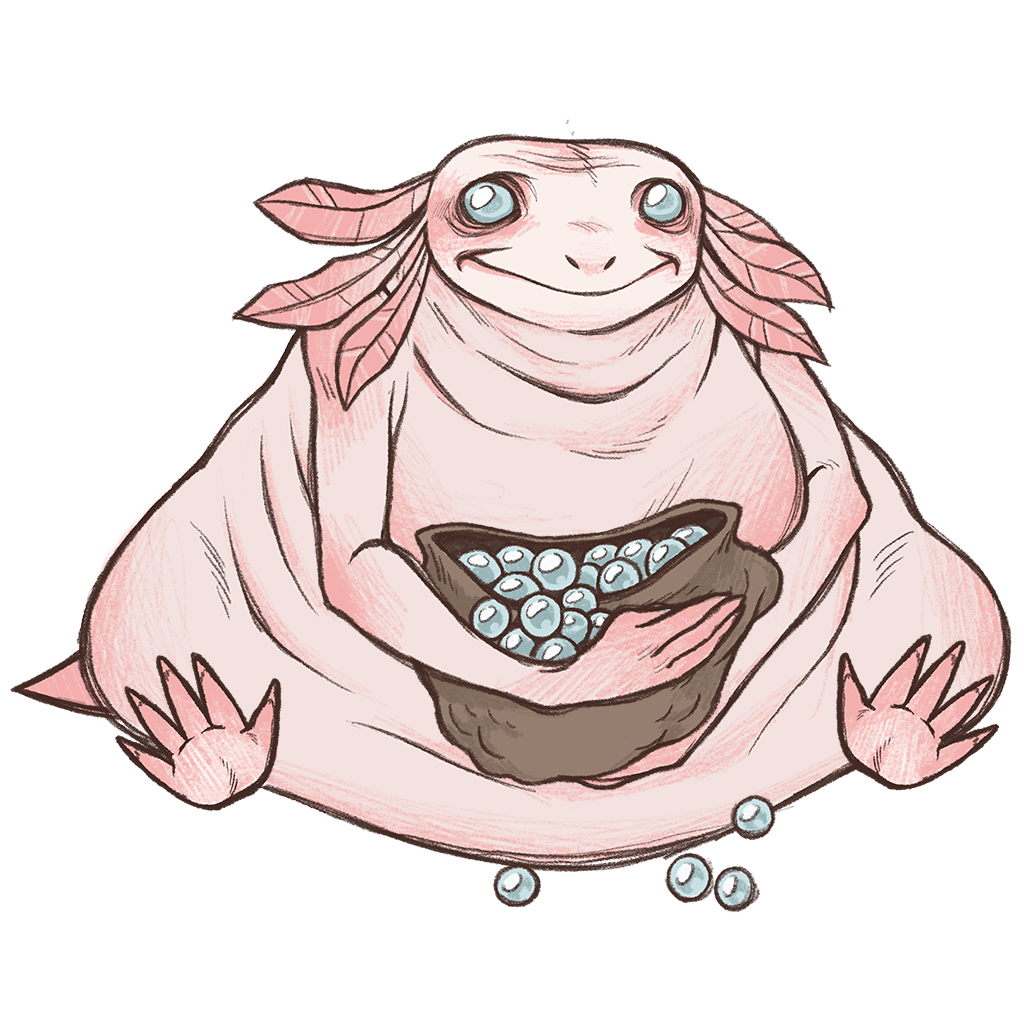
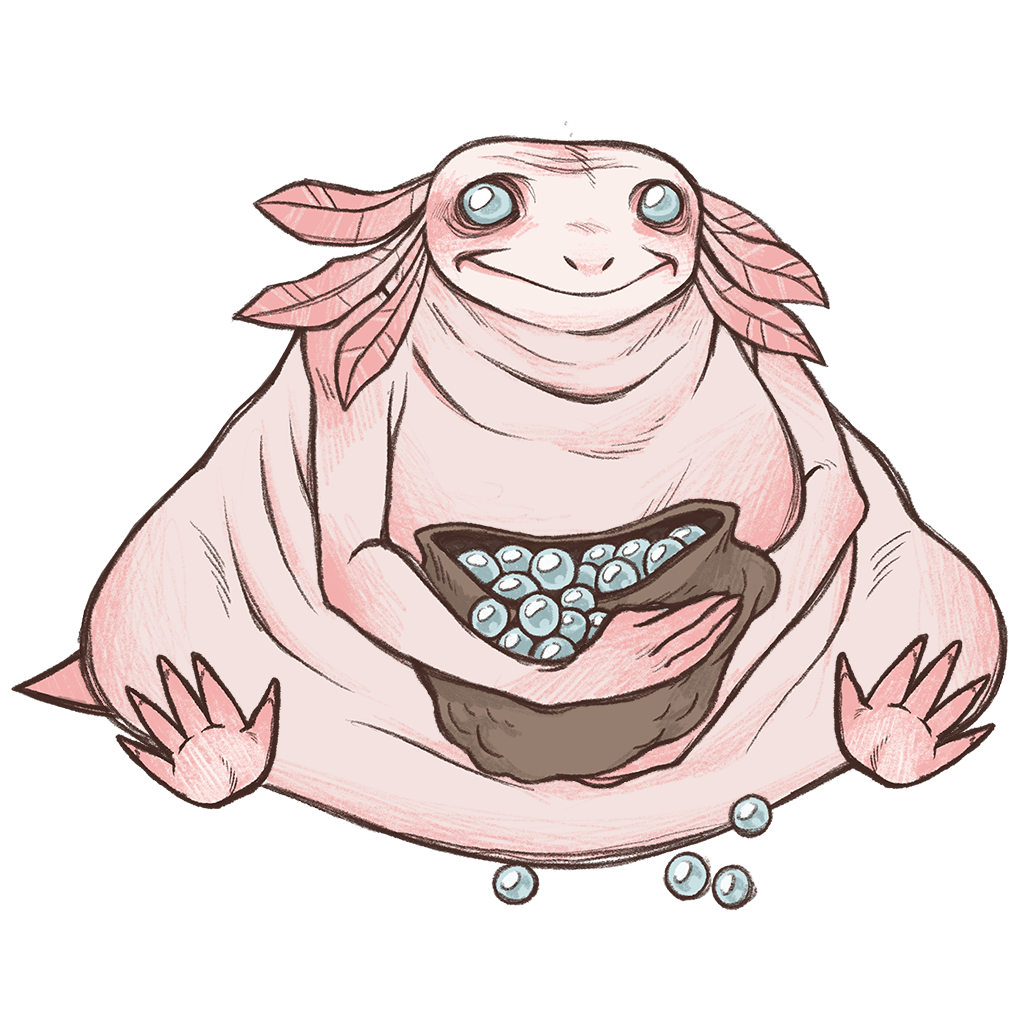
Layers edited between the first and the second 1024px x 1024px image:
painted on "perles" over (491, 793, 777, 913)
painted on "pied droit" over (833, 633, 1000, 791)
painted on "pied gauche" over (115, 651, 282, 811)
painted on "tête" over (421, 119, 708, 337)
painted on "branchie gauche 2" over (231, 170, 456, 333)
painted on "branchie gauche 1" over (252, 161, 463, 248)
painted on "branchie gauche 3" over (333, 205, 441, 413)
painted on "branchie droite 2" over (680, 190, 836, 313)
painted on "branchie droite 3" over (677, 212, 832, 368)
painted on "branchie droite 1" over (672, 172, 814, 291)
painted on "bras gauche" over (299, 260, 748, 717)
painted on "sac de billes" over (405, 497, 785, 787)
painted on "gras des boobs" over (336, 157, 811, 616)
painted on "bras droit" over (500, 261, 874, 792)
painted on "corps" over (76, 238, 1012, 873)
painted on "queue" over (10, 601, 257, 724)
